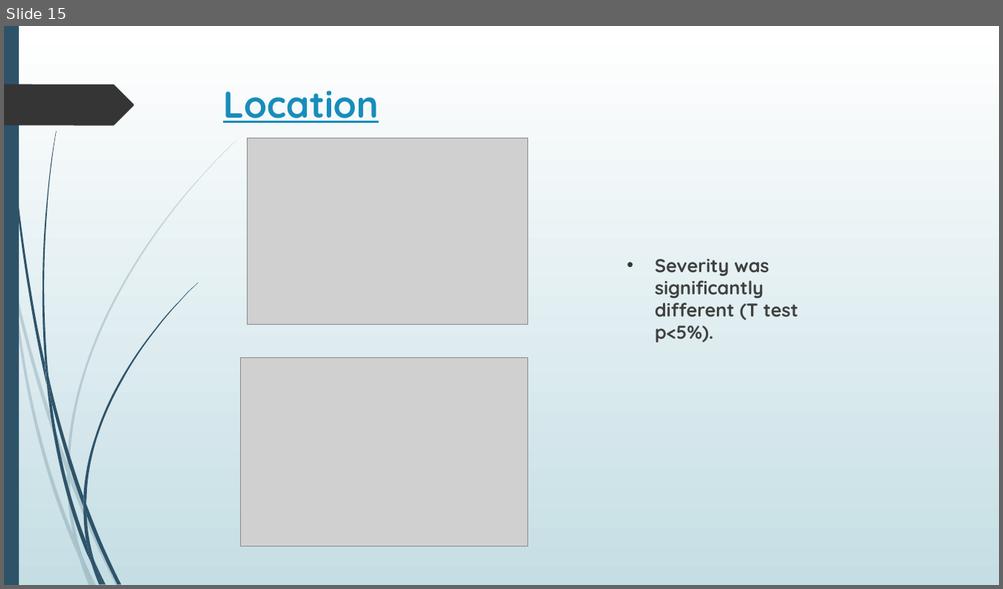
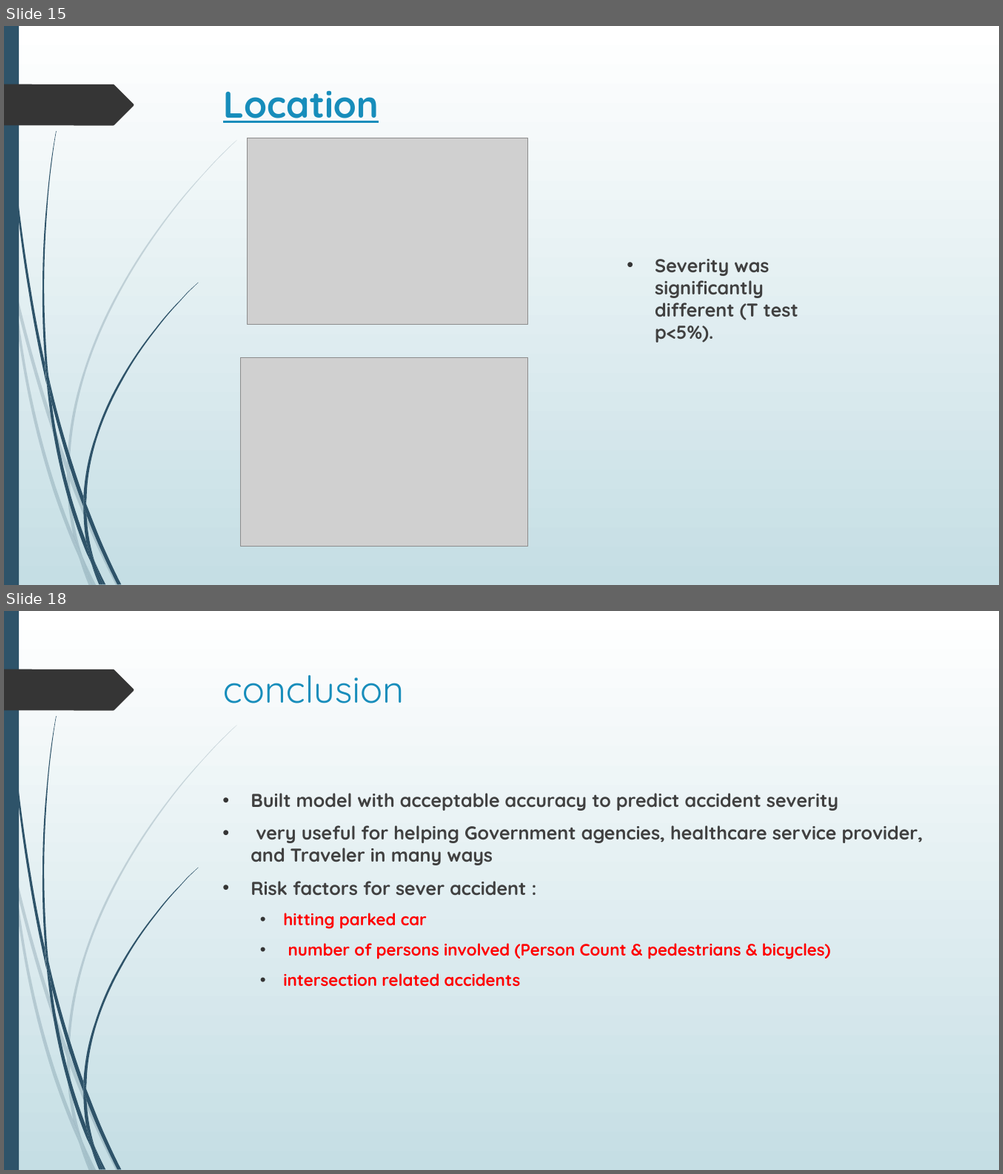
Before and after one commit to dr-askar/IBM_capstone, a slide deck: Predicting the severity of accidents.pptx. Shown one above the other, each under a label of ours: slide 15 before the commit, slides 15 and 18 after it; the slides between them are not shown. The pictures are 1003x589 and 1003x1174 pixels, drawn with LibreOffice and Linux fonts; fonts in the diff are those of the drawing; grey boxes stand for pictures. Boxes give left, top, right and bottom in pixels: in the first picture for what was removed or moved away, otherwise in the second. Text is boxed around its words. In the diff, an @@ line names an element or a change of style, - is before the commit and + after.

```diff
--- a/Predicting the severity of accidents.pptx
+++ b/Predicting the severity of accidents.pptx
@@ slide 18 added at [4, 611, 999, 1170], background gradient #FFFFFF to #C5DEE5; not listed: 24 template elements that a slide beside it also shows @@
@@ title added at [223, 675, 404, 703], 36 pt, text #178DBB @@
+conclusion
@@ text added at [250, 793, 923, 987], 18 pt, text #404040, bold @@
+• Built model with acceptable accuracy to predict accident severity
+• very useful for helping Government agencies, healthcare service provider, and Traveler in many ways
+• Risk factors for sever accident :
+  • hitting parked car
+  • number of persons involved (Person Count & pedestrians & bicycles)
+  • intersection related accidents
```
Also in this commit, not shown: 2 slides changed, 1 other slide added, 1 slide removed, 3 other files.
